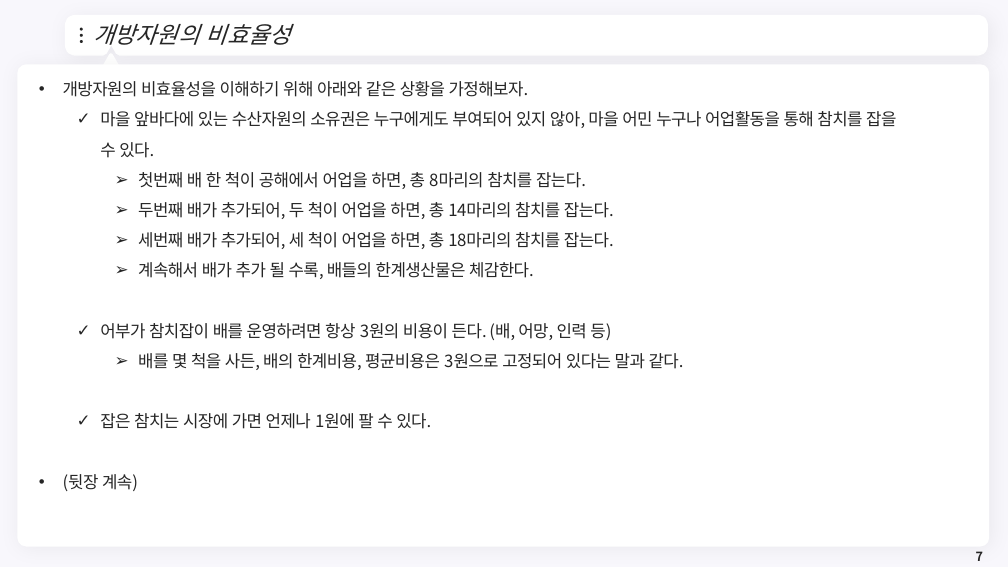
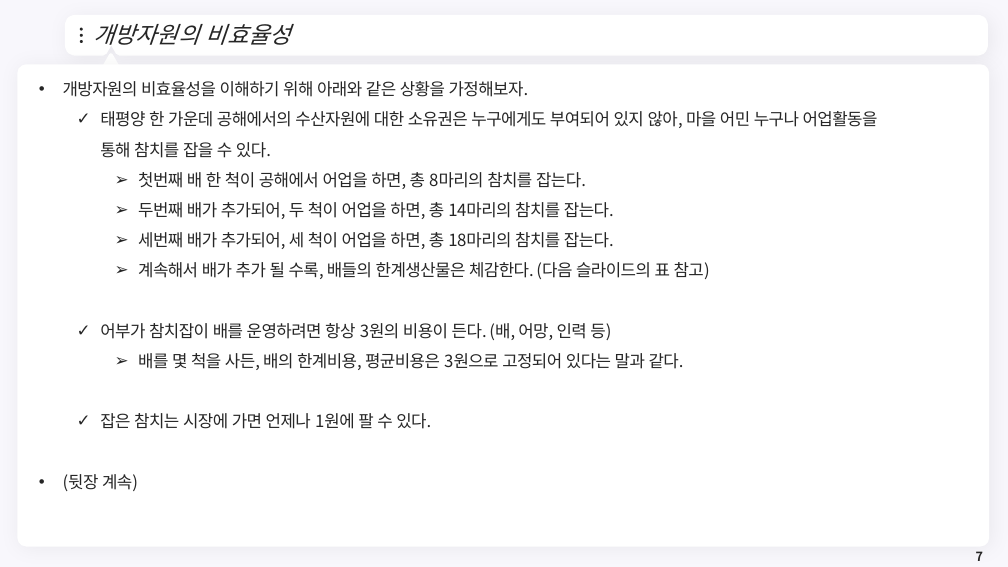
Before and after one commit to meandthey/Teaching, a slide deck: slide 7 of 환경경제학/2026-1/환경경제학_Chapter_04.pptx. Drawn at 1008x567 pixels with LibreOffice and Linux fonts; fonts in the diff are those of the drawing; background and template pictures are left out. Boxes give left, top, right and bottom in pixels: in the first picture for what was removed or moved away, otherwise in the second. Text is boxed around its words. In the diff, an @@ line names an element or a change of style, - is before the commit and + after.

```diff
--- a/환경경제학/2026-1/환경경제학_Chapter_04.pptx
+++ b/환경경제학/2026-1/환경경제학_Chapter_04.pptx
@@ text at (100, 111, 878, 158): text changed @@
-  ✓ 마을 앞바다에 있는 수산자원의 소유권은 누구에게도 부여되어 있지 않아, 마을 어민 누구나 어업활동을 통해 참치를 잡을 수 있다.
+  ✓ 태평양 한 가운데 공해에서의 수산자원에 대한 소유권은 누구에게도 부여되어 있지 않아, 마을 어민 누구나 어업활동을 통해 참치를 잡을 수 있다.
@@ text at (138, 262, 710, 279): text changed @@
-    ➢ 계속해서 배가 추가 될 수록, 배들의 한계생산물은 체감한다.
+    ➢ 계속해서 배가 추가 될 수록, 배들의 한계생산물은 체감한다. (다음 슬라이드의 표 참고)
```
Also in this commit, not shown: 4 other slides changed, 15 slides added, 18 slides removed, 4 other files.
